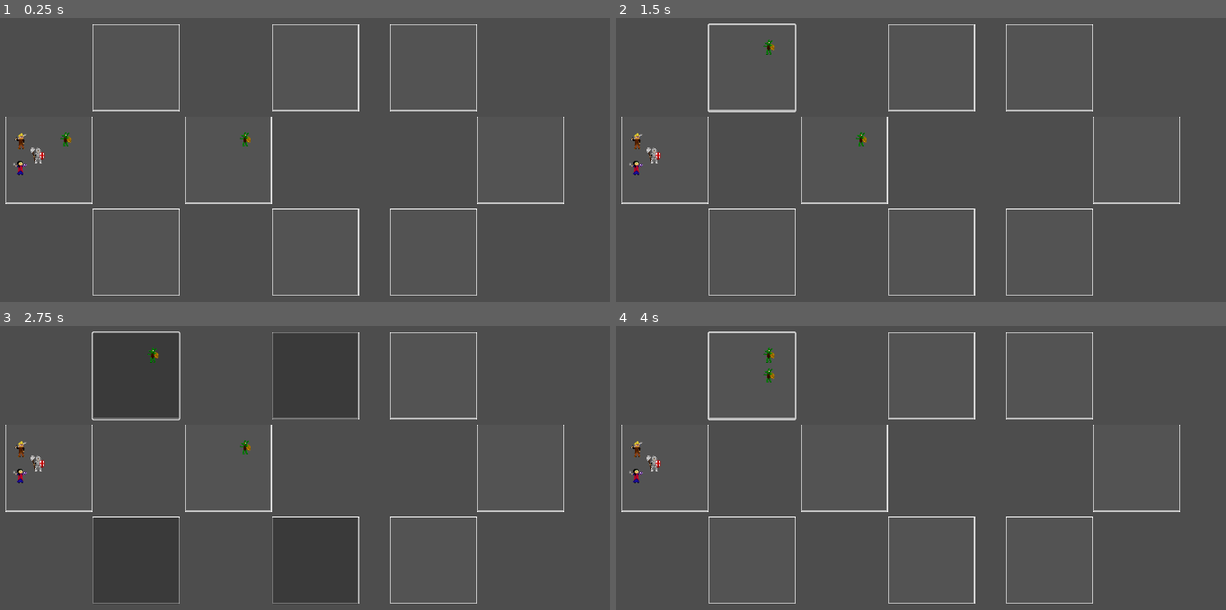
Above: before the commit, frames 1-4 (two rows, left to right).
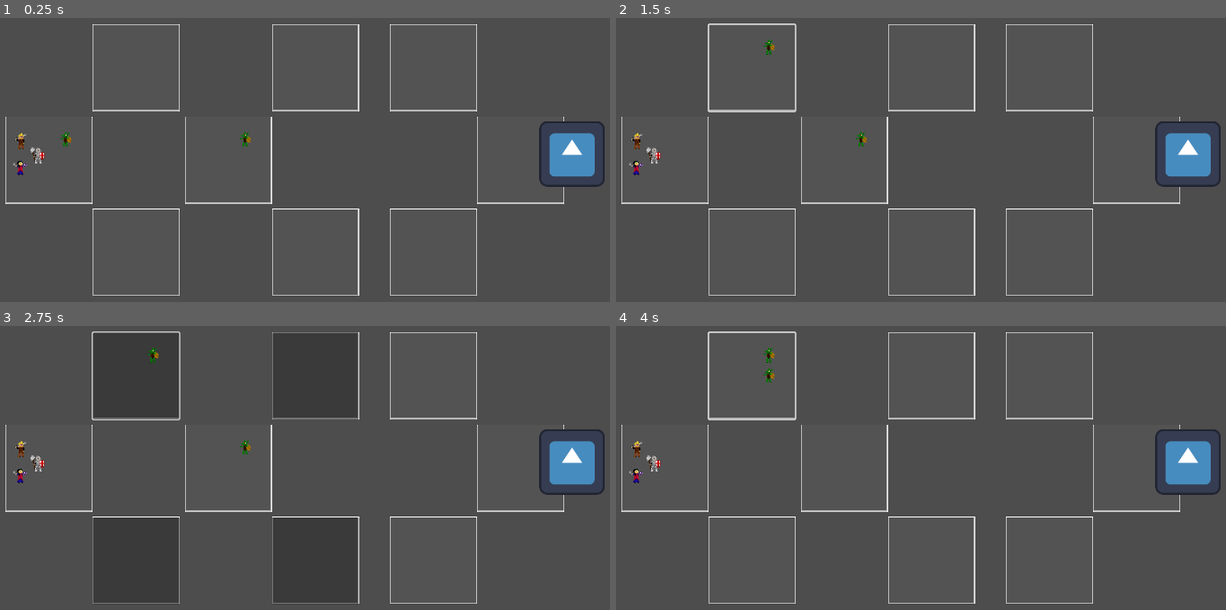
Above: after the commit, the same moments.

Repository: Gamnraa/GMTK-2023-Dungeon-Master
Game: Godot game, scene res://dungeon.tscn
The game is run twice, just before and just after one commit, with the same random seed, the same clock (stepped at 60 frames per second) and the same inputs. The engine's default icon, where the game draws it, is replaced by a stand-in: a white triangle on a blue panel in a dark square.
Inputs (mouse positions are in pixels of both pictures, inside the frame that each line leads up to):
- Up to frame 1 (0.25 s): no input
- Up to frame 2 (1.5 s): tap Enter at 0.5 s; move the mouse to (683, 140) at 0.52 s; click (683, 140) at 0.67 s; click (750, 69) at 1.27 s
- Up to frame 3 (2.75 s): tap Space at 2 s; move the mouse to (244, 448) at 2.02 s; click (244, 448) at 2.17 s
- Up to frame 4 (4 s): click (750, 377) at 2.77 s; tap Enter at 3.5 s; move the mouse to (1024, 419) at 3.52 s; click (1024, 419) at 3.67 s

The runs differ from the first frame. In frame 1, 1.9% of the frame differs, in the area x 88-100%, y 36-60%; in frame 2, 1.9%; in frame 3, 1.9%; in frame 4, 1.9%.

Commit message:
Global Player variable introduced for easy disabling of player actions

Diff:
--- a/dungeon.gd
+++ b/dungeon.gd
@@ -3,8 +3,11 @@
 @export var goblin_spawner: PackedScene
 
 var turn = 0
+var active_player = turn % 2
+var moves_left = 5
 var selected_monster
 
+signal next_turn
 # Called when the node enters the scene tree for the first time.
 func _ready():
 	start()
@@ -47,11 +50,28 @@
 	goblin.move_to_room($room2)
 	add_child(goblin)
 
+	$Player.start($room3)
+	print("player is active")
 
 
-
+func on_use_move():
+	moves_left -= 1
+	if moves_left <= 0:
+		next_turn.emit()
 
 
 # Called every frame. 'delta' is the elapsed time since the previous frame.
 func _process(delta):
 	pass
+
+
+func _on_room_send_to_room(room):
+	on_use_move()
+
+func _on_next_turn():
+	print("SWITCH ACTIVE TEAM")
+	if active_player < 1:
+		#player's turn ends
+		$Player.is_turn = false
+	else:
+		$Player.is_turn = true
--- a/dungeon.tscn
+++ b/dungeon.tscn
@@ -43,3 +43,14 @@
 
 [node name="Player" parent="." instance=ExtResource("3_e0vf8")]
 position = Vector2(1110, 273)
+
+[connection signal="next_turn" from="." to="." method="_on_next_turn"]
+[connection signal="send_to_room" from="room" to="." method="_on_room_send_to_room"]
+[connection signal="send_to_room" from="room1_1" to="." method="_on_room_send_to_room"]
+[connection signal="send_to_room" from="room1_2" to="." method="_on_room_send_to_room"]
+[connection signal="send_to_room" from="room2" to="." method="_on_room_send_to_room"]
+[connection signal="send_to_room" from="room2_2" to="." method="_on_room_send_to_room"]
+[connection signal="send_to_room" from="room2_1" to="." method="_on_room_send_to_room"]
+[connection signal="send_to_room" from="room2_1_1" to="." method="_on_room_send_to_room"]
+[connection signal="send_to_room" from="room2_2_1" to="." method="_on_room_send_to_room"]
+[connection signal="send_to_room" from="room3" to="." method="_on_room_send_to_room"]
--- a/entities/goblin.gd
+++ b/entities/goblin.gd
@@ -14,8 +14,9 @@
 var mouse_over = false
 var selected = false
 
+
+
 func move_to_room(room):
-
 	if curr_room:
 		curr_room.num_monsters -= 1
 		on_lose_focus()
@@ -27,7 +28,7 @@
 
 
 func _input(event):
-	if event is InputEventMouseButton and event.pressed and event.button_index == MOUSE_BUTTON_LEFT:
+	if Global.ThePlayer.is_turn and event is InputEventMouseButton and event.pressed and event.button_index == MOUSE_BUTTON_LEFT:
 		if mouse_over:
 			on_gain_focus()
 
@@ -66,10 +67,8 @@
 
 
 func _on_mouse_entered():
-	print("hey")
 	mouse_over = true
 
 
 func _on_mouse_exited():
-	print("h")
 	mouse_over = false
--- a/entities/player.gd
+++ b/entities/player.gd
@@ -7,13 +7,14 @@
 var gold
 var active = false
 var is_turn = false
-var moves_left
 
 
 signal dead
+signal end_turn
 
 # Called when the node enters the scene tree for the first time.
 func _ready():
+	Global.ThePlayer = self
 	hide()
 
 
@@ -22,6 +23,7 @@
 	health = 100
 	gold = 100
 	active = true
+	is_turn = true
 
 # Called every frame. 'delta' is the elapsed time since the previous frame.
 func _process(delta):
--- /dev/null
+++ b/globals.gd
@@ -0,0 +1,11 @@
+extends Node
+var ThePlayer
+
+# Called when the node enters the scene tree for the first time.
+func _ready():
+	pass
+
+
+# Called every frame. 'delta' is the elapsed time since the previous frame.
+func _process(delta):
+	pass
--- a/project.godot
+++ b/project.godot
@@ -15,6 +15,10 @@
 config/features=PackedStringArray("4.0", "Forward Plus")
 config/icon="res://icon.svg"
 
+[autoload]
+
+Global="*res://globals.gd"
+
 [display]
 
 window/size/viewport_width=1400
